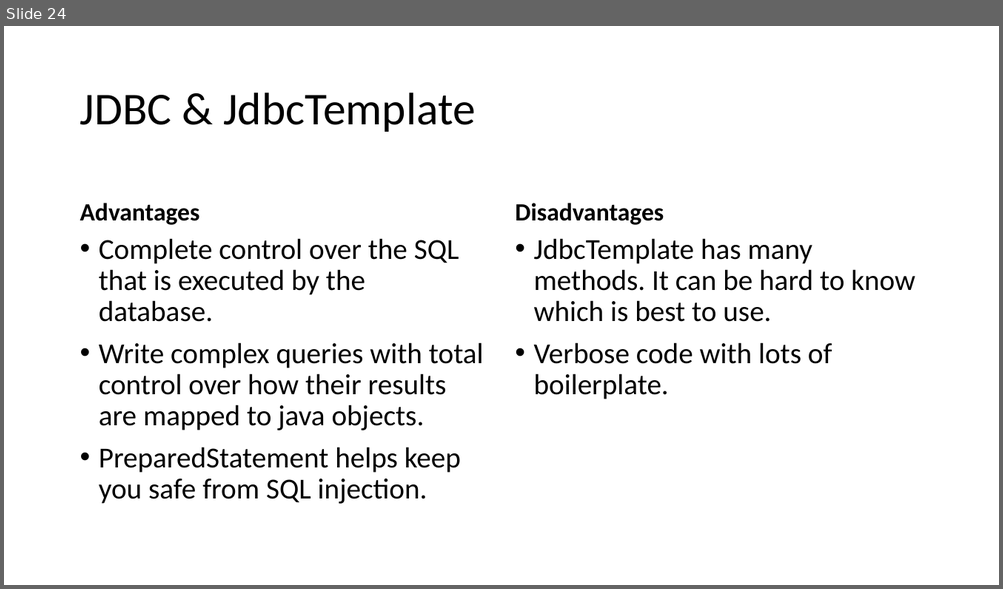
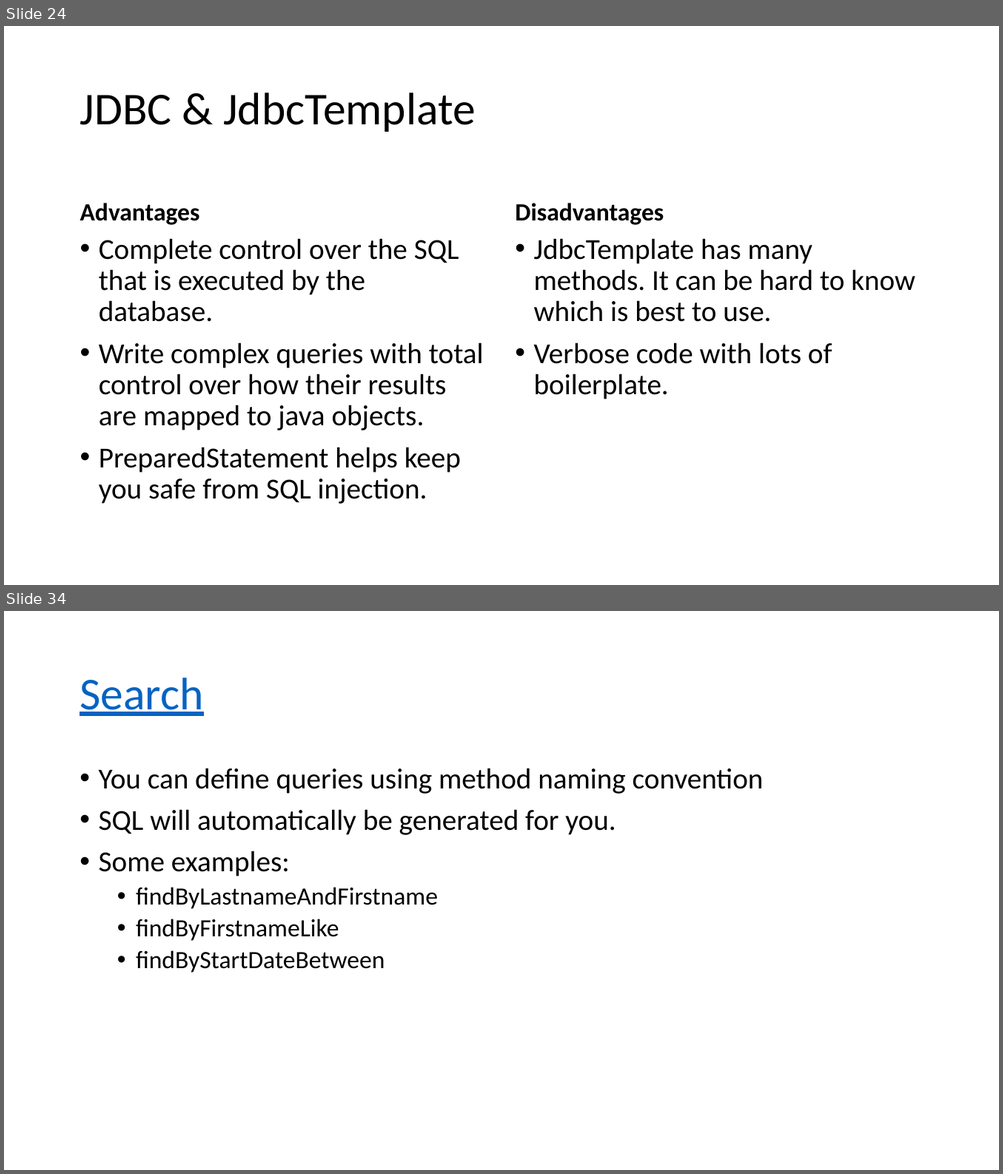
Before and after one commit to ryl/cybr406-2020, a slide deck: files/databases.pptx. Shown one above the other, each under a label of ours: slide 24 before the commit, slides 24 and 34 after it; the slides between them are not shown. The pictures are 1003x589 and 1003x1174 pixels, drawn with LibreOffice and Linux fonts; fonts in the diff are those of the drawing. Boxes give left, top, right and bottom in pixels: in the first picture for what was removed or moved away, otherwise in the second. Text is boxed around its words. In the diff, an @@ line names an element or a change of style, - is before the commit and + after.

```diff
--- a/files/databases.pptx
+++ b/files/databases.pptx
@@ slide 34 added at [4, 611, 999, 1170], background #FFFFFF @@
@@ title added at [79, 678, 203, 716], 44 pt, text #0563C1, underline @@
+Search
@@ text added at [99, 768, 763, 973], 28 pt, text #000000 @@
+• You can define queries using method naming convention
+• SQL will automatically be generated for you.
+• Some examples:
+  • findByLastnameAndFirstname
+  • findByFirstnameLike
+  • findByStartDateBetween
```
Also in this commit, not shown: 13 other slides added, 2 other files.
